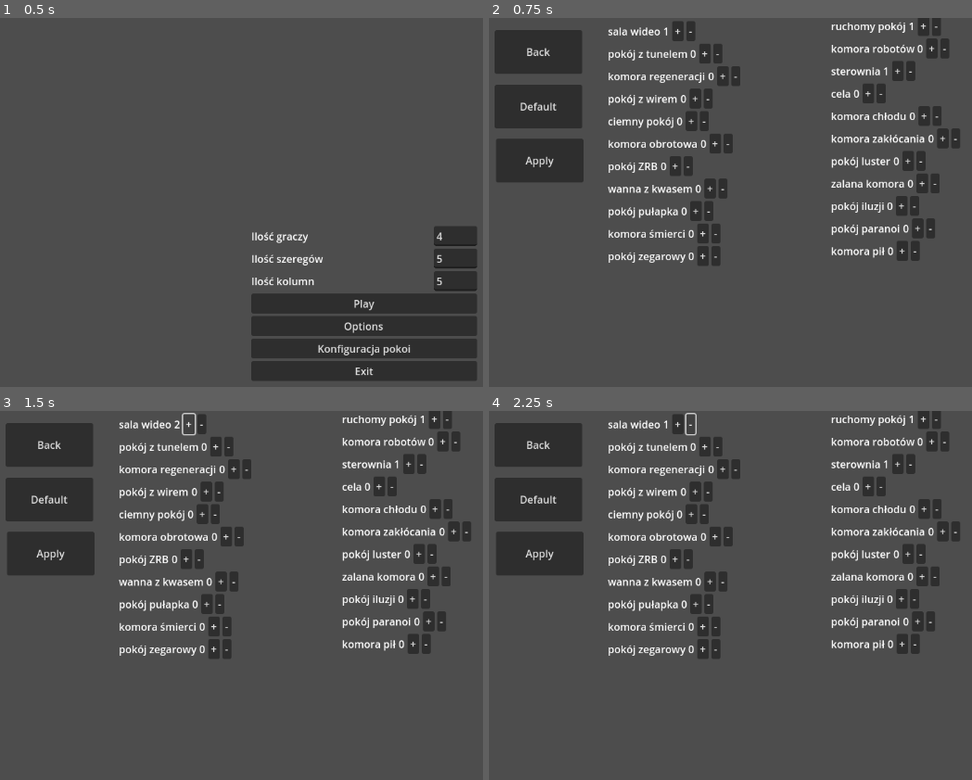
Above: before the commit, frames 1-4 (two rows, left to right).
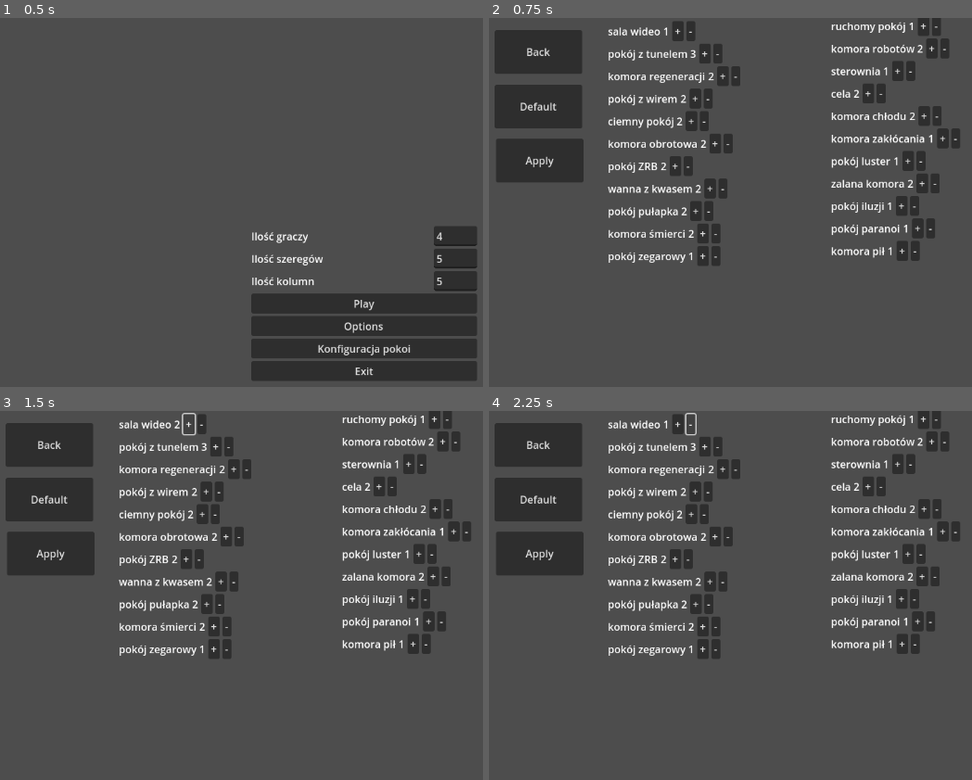
Above: after the commit, the same moments.

Repository: super12pl/strona25
Game: Godot game, scene res://scenes/Menu.tscn
Same seed, same stepped clock (60 frames per second), same inputs: the game is played once before the commit and once after it.
Inputs:
- Up to frame 1 (0.5 s): no input
- Up to frame 2 (0.75 s): click "Konfiguracja pokoi" at 0.5 s
- Up to frame 3 (1.5 s): click "+" at 1.25 s
- Up to frame 4 (2.25 s): click "-" at 2 s

Frame 1 is identical in both runs. In frame 2, 0.3% of the frame differs, in the area x 35-93%, y 7-66%; in frame 3, 0.3%; in frame 4, 0.3%.

Commit message:
nic ważnego
nic nie zmienia po prostu akceptuj

Diff:
--- a/code/global.gd
+++ b/code/global.gd
@@ -6,7 +6,7 @@
 var zulteIndex := ["pokój z wirem","cela","ciemny pokój","komora chłodu","komora obrotowa","komora zakłócania","pokój ZRB","pokój luster"]
 var czerwoneIndex := ["wanna z kwasem","zalana komora","pokój pułapka","pokój iluzji","komora śmierci", "pokój paranoi","pokój zegarowy","komora pił"]
 
-var zielone = ["sala wideo","ruchomy pokój","sterownia","pokój z tunelem","pokój z tunelem","pokój z tunelem","komora robotów","komora robotów","komora regeneracji","komora regeneracji"]
+var zielone = ["sala wideo","ruchomy pokój","pokój z tunelem","pokój z tunelem","pokój z tunelem","komora robotów","komora robotów","komora regeneracji","komora regeneracji","sterownia"]
 var żółte = ["pokój z wirem","pokój z wirem","cela","cela","ciemny pokój","ciemny pokój","komora chłodu","komora chłodu","komora obrotowa","komora obrotowa","komora zakłócania","pokój ZRB","pokój ZRB","pokój luster"]
 var czerwone = ["wanna z kwasem","wanna z kwasem","zalana komora","zalana komora","pokój pułapka","pokój pułapka","pokój iluzji","komora śmierci","komora śmierci", "pokój paranoi","pokój zegarowy","komora pił","komora pił"]
 var pulaPokoi = []
--- a/scenes/rooms.tscn
+++ b/scenes/rooms.tscn
@@ -35,6 +35,7 @@
 "
 
 [node name="Default" type="Button" parent="."]
+layout_mode = 0
 offset_left = 19.0
 offset_top = 104.0
 offset_right = 155.0
@@ -43,6 +44,7 @@
 "
 
 [node name="Apply" type="Button" parent="."]
+layout_mode = 0
 offset_left = 21.0
 offset_top = 188.0
 offset_right = 157.0
